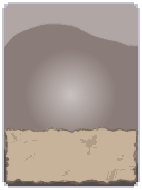
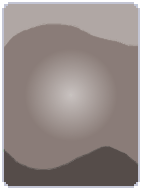
Revision of a layered 142x190 image; what changed, layer by layer:
hid "Pasted Layer copy" over [4, 126, 139, 185]
